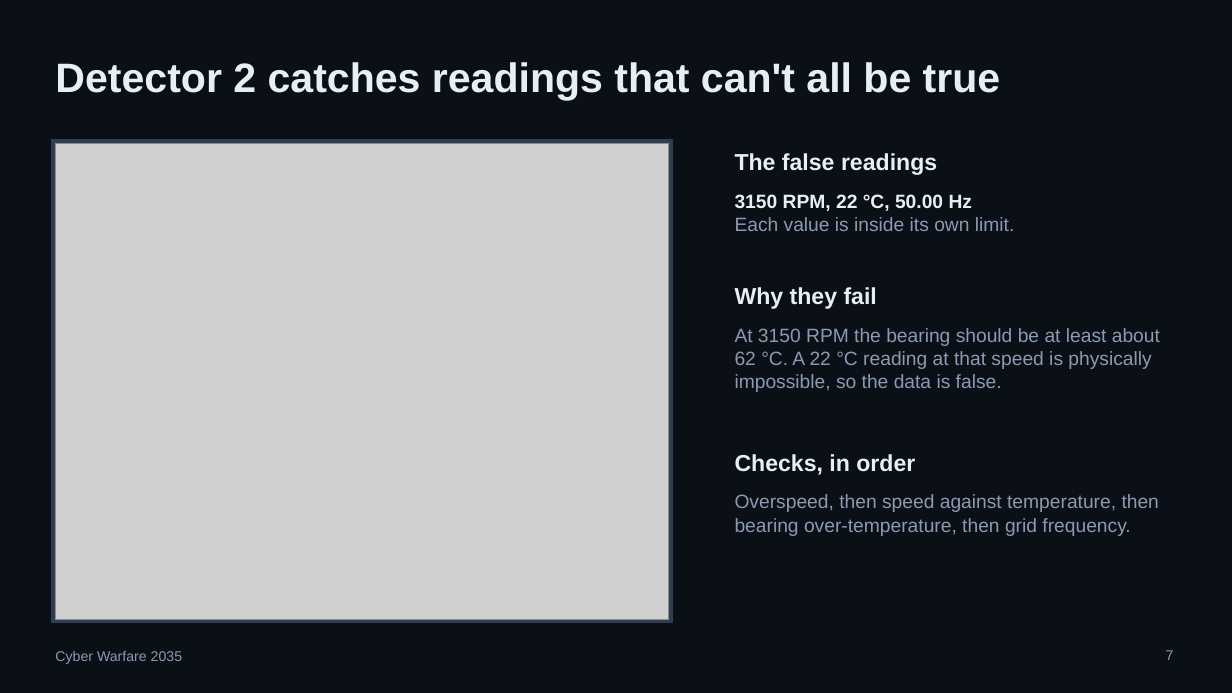
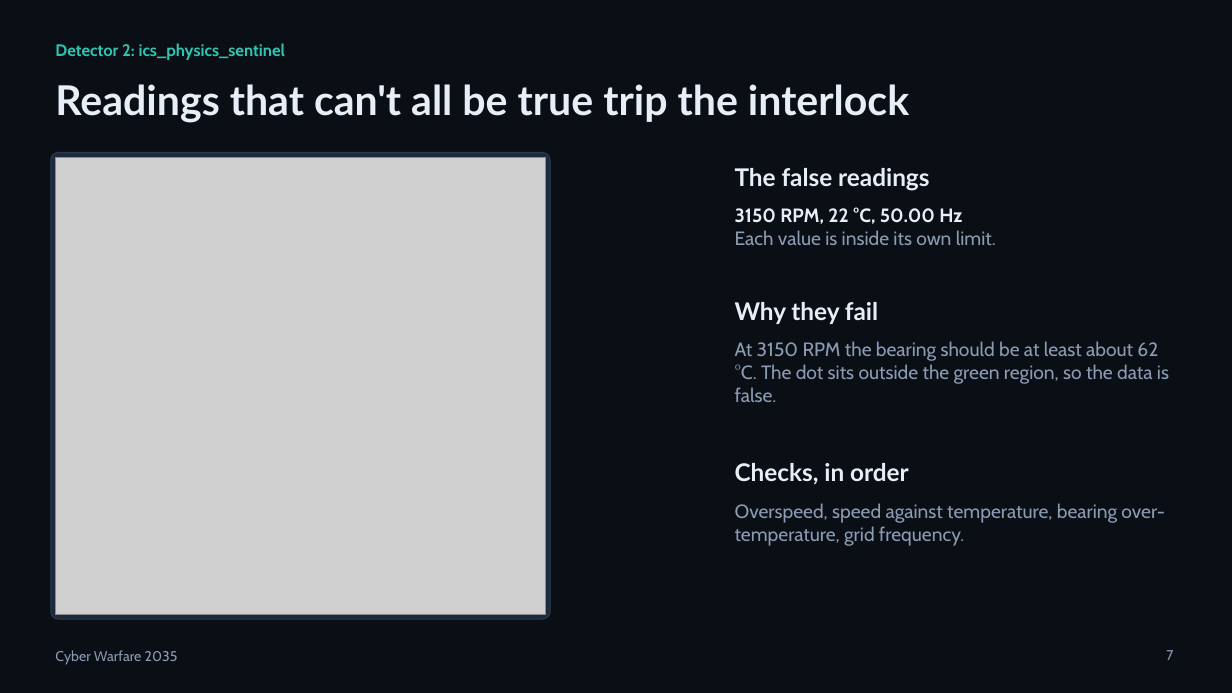
Before and after one commit to Keshav-gehlot/cyberwarfare-roleplay, a slide deck: slide 7 of 04_presentation.pptx. Drawn at 1232x693 pixels with LibreOffice and Linux fonts; fonts in the diff are those of the drawing; grey boxes stand for pictures. Boxes give left, top, right and bottom in pixels: in the first picture for what was removed or moved away, otherwise in the second. Text is boxed around its words. In the diff, an @@ line names an element or a change of style, - is before the commit and + after.

```diff
--- a/04_presentation.pptx
+++ b/04_presentation.pptx
@@ background #0B1016 to #0A0F15 @@
@@ text added at <box>55,43,285,60</box>, 13 pt, text #2FC4B2, bold @@
+Detector 2: ics_physics_sentinel
@@ title at <box>55,84,909,123</box>: text changed; font Arial to Lato @@
-Detector 2 catches readings that can't all be true
+Readings that can't all be true trip the interlock
@@ rectangle removed at <box>52,140,673,623</box> @@
@@ rounded rectangle added at <box>51,152,550,619</box>, fill #1D2A3B, outline #2A3B52 0.75 pt @@
@@ picture: place and size @@
-picture at <box>55,143,669,619</box>
+picture at <box>55,157,545,615</box>
@@ text "The false readings": place and size @@
-text "The false readings" at <box>735,153,937,175</box>
+text "The false readings" at <box>735,168,929,191</box>
@@ text "3150 RPM, 22 °C, 50.00 ...": place and size @@
-text "3150 RPM, 22 °C, 50.00 ..." at <box>735,194,1014,231</box>
+text "3150 RPM, 22 °C, 50.00 ..." at <box>735,207,996,245</box>
@@ text "3150 RPM, 22 °C, 50.00 ..." at <box>735,207,996,245</box>: font Arial to Cabin; text colour #8A9AB2 to #8B9BB3 in "Each value is inside its own limit." @@
@@ size 18 to 19 pt, font Arial to Lato in 3 elements at <box>735,463,909,485</box>, <box>735,168,929,191</box>, <box>735,302,878,324</box> @@
@@ text "Why they fail": place and size @@
-text "Why they fail" at <box>735,287,877,309</box>
+text "Why they fail" at <box>735,302,878,324</box>
@@ text at <box>735,341,1169,402</box>: text changed; font Arial to Cabin; text colour #8A9AB2 to #8B9BB3 @@
-At 3150 RPM the bearing should be at least about 62 °C. A 22 °C reading at that speed is physically impossible, so the data is false.
+At 3150 RPM the bearing should be at least about 62 °C. The dot sits outside the green region, so the data is false.
@@ text "Checks, in order": place and size @@
-text "Checks, in order" at <box>735,454,915,475</box>
+text "Checks, in order" at <box>735,463,909,485</box>
@@ text at <box>735,503,1164,546</box>: text changed; font Arial to Cabin; text colour #8A9AB2 to #8B9BB3 @@
-Overspeed, then speed against temperature, then bearing over-temperature, then grid frequency.
+Overspeed, speed against temperature, bearing over-temperature, grid frequency.
@@ text "Cyber Warfare 2035" at <box>55,650,178,665</box>: font Arial to Cabin, text colour #8A9AB2 to #8B9BB3 @@
@@ page number at <box>1166,650,1173,660</box>: font Arial to Cabin, text colour #8A9AB2 to #8B9BB3 @@
```
Also in this commit, not shown: 10 other slides changed, 2 slides added, 1 slide removed, 10 other files.
